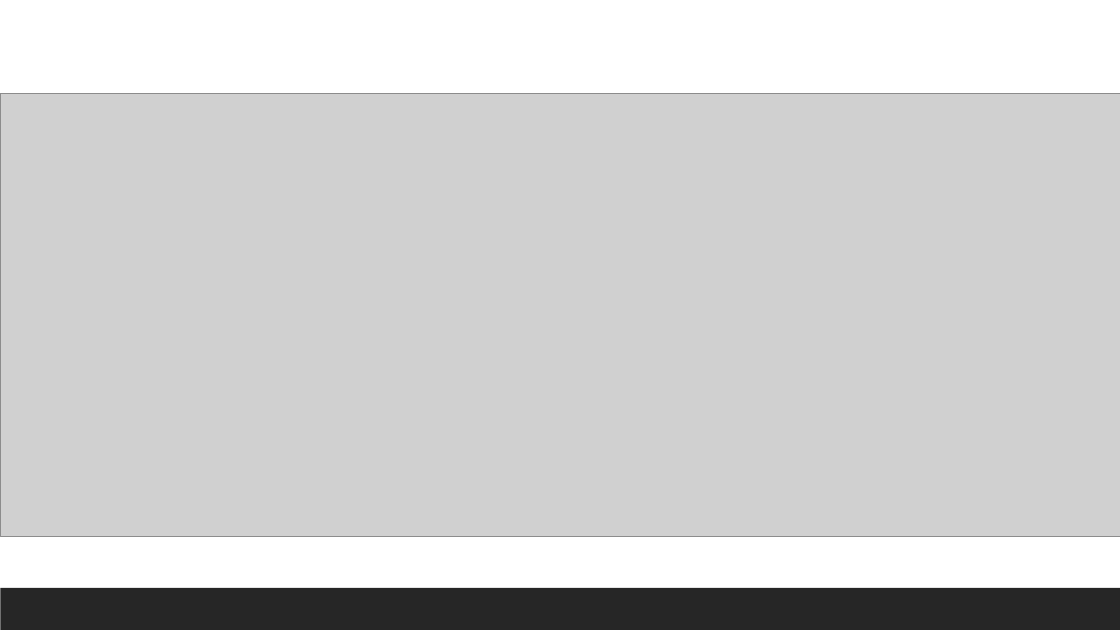
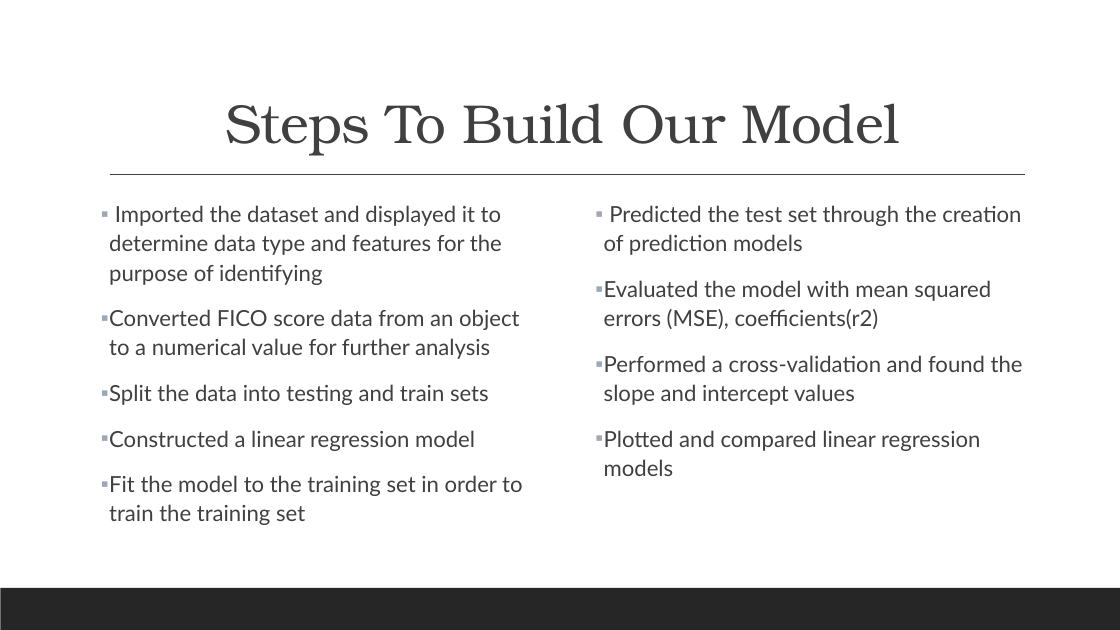
Before and after one commit to wolfman1986/Build_a_Linear_Regression_Model, a slide deck: slide 5 of data/interest_rate.pptx. Drawn at 1120x630 pixels with LibreOffice and Linux fonts; fonts in the diff are those of the drawing; grey boxes stand for pictures. Boxes give left, top, right and bottom in pixels: in the first picture for what was removed or moved away, otherwise in the second. Text is boxed around its words. In the diff, an @@ line names an element or a change of style, - is before the commit and + after.

Commit message:
Updated ppt

```diff
--- a/data/interest_rate.pptx
+++ b/data/interest_rate.pptx
@@ picture removed at bbox=[0, 93, 1120, 537] @@
@@ line added from (110, 175) to (1026, 175), #404040 1 pt @@
@@ text added at bbox=[109, 205, 522, 525], 19 pt, text #404040 @@
+▪ Imported the dataset and displayed it to determine data type and features for the purpose of identifying
+▪ Converted FICO score data from an object to a numerical value for further analysis
+▪ Split the data into testing and train sets
+▪ Constructed a linear regression model
+▪ Fit the model to the training set in order to train the training set
@@ text added at bbox=[604, 205, 1023, 476], 19 pt, text #404040 @@
+▪ Predicted the test set through the creation of prediction models
+▪ Evaluated the model with mean squared errors (MSE), coefficients(r2)
+▪ Performed a cross-validation and found the slope and intercept values
+▪ Plotted and compared linear regression models
```
Also in this commit, not shown: 1 slide added.
